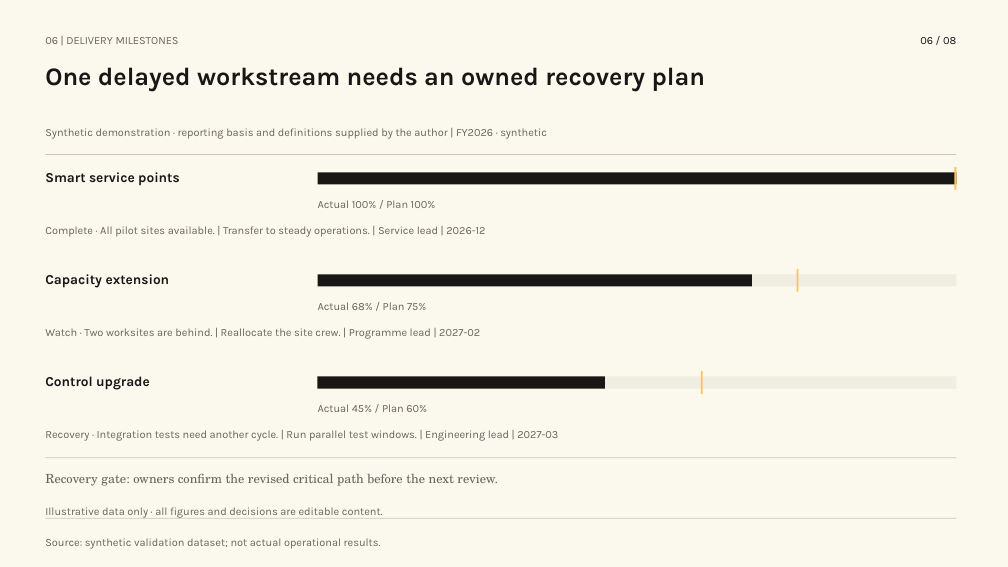
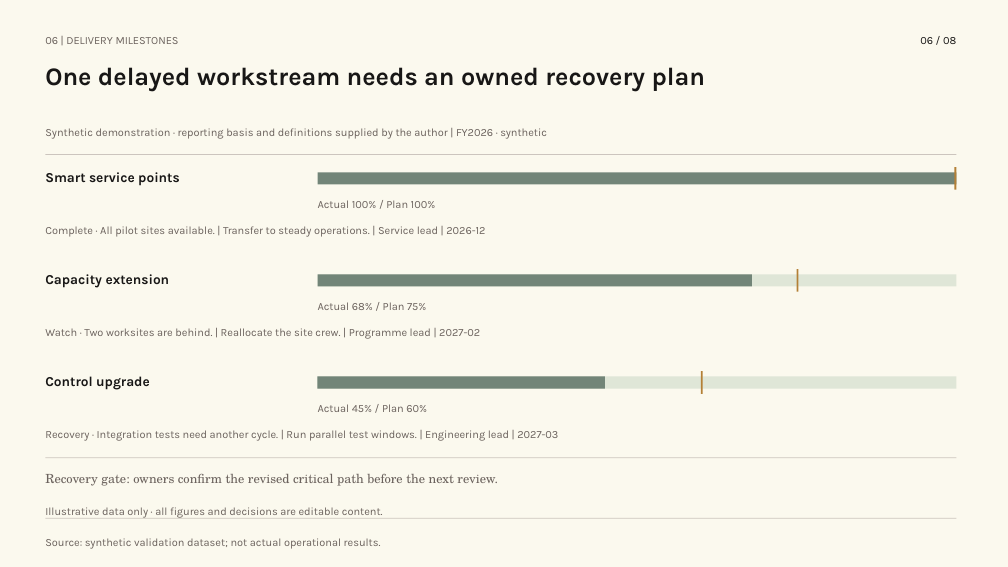
Before and after one commit to hustcer/pptx-nova, a slide deck: slide 6 of pptx-nova/assets/examples/deckkits/amber-ledger/deck.pptx. Drawn at 1008x567 pixels with LibreOffice and Linux fonts; fonts in the diff are those of the drawing. Boxes give left, top, right and bottom in pixels: in the first picture for what was removed or moved away, otherwise in the second. Text is boxed around its words. In the diff, an @@ line names an element or a change of style, - is before the commit and + after.

```diff
--- a/pptx-nova/assets/examples/deckkits/amber-ledger/deck.pptx
+++ b/pptx-nova/assets/examples/deckkits/amber-ledger/deck.pptx
@@ fill #181716 to #728578 in 3 elements at (318, 274, 752, 287), (318, 377, 605, 389), (318, 172, 957, 185) @@
@@ rectangle at (318, 274, 957, 287): fill #F0EDE1 to #DFE6D7 @@
@@ rectangle at (318, 377, 957, 389): fill #F0EDE1 to #DFE6D7 @@
@@ fill #FDC356 to #B48036 in 3 elements at (954, 167, 957, 190), (797, 269, 799, 292), (701, 371, 703, 394) @@
```
Also in this commit, not shown: 5 other slides changed, 17 other files.
